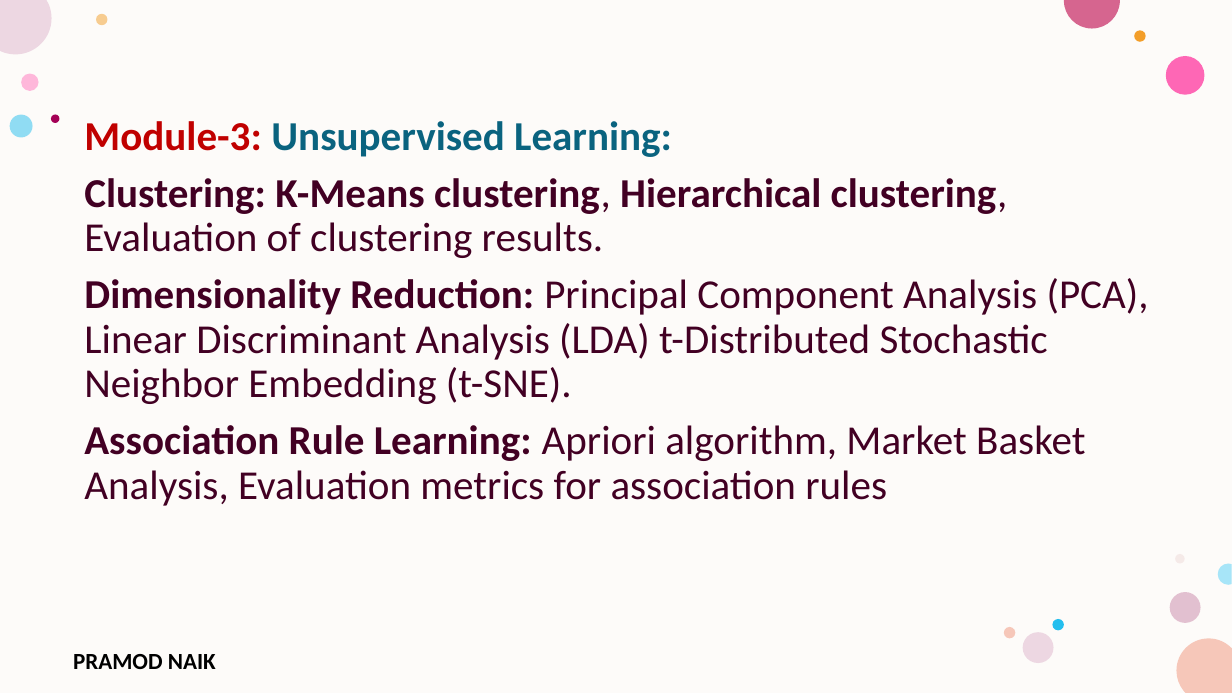
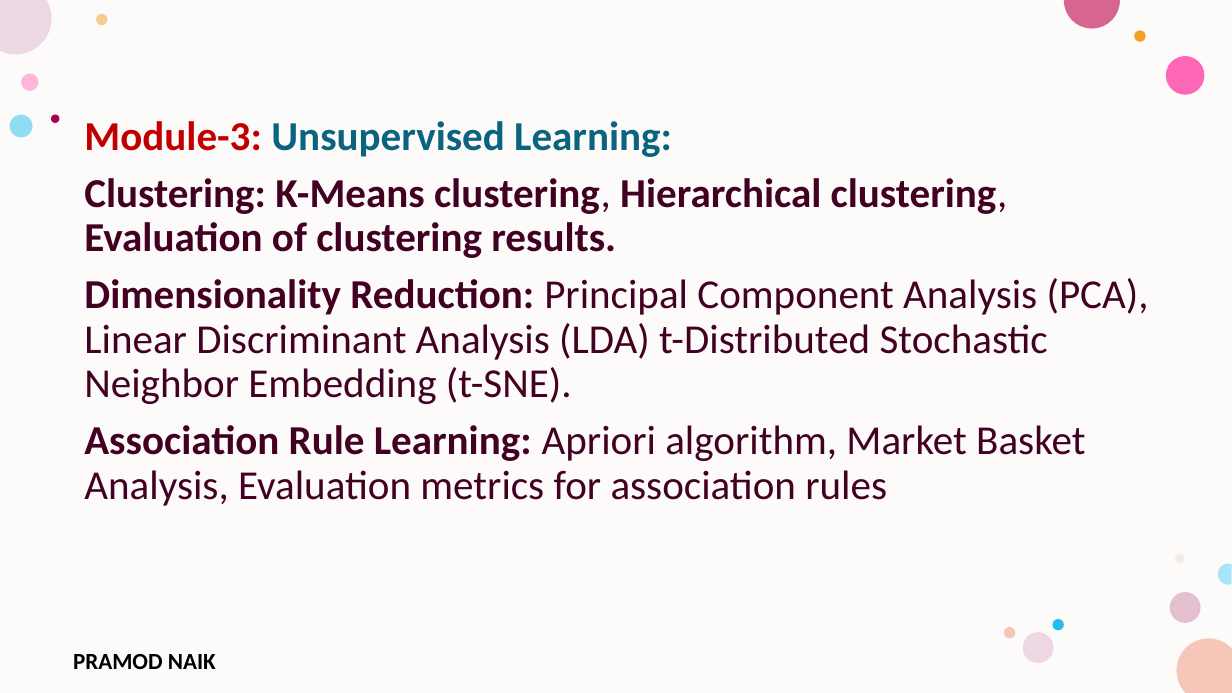
Before and after one commit to PRAMODNAIK-DEV/MCA-2nd-Sem-ML-Data-Analytics-Shridevi-College, a slide deck: slide 58 of Theory Class-Notes/Unit-3 Unsupervised Learning.pptx (slide 31 before the commit). Drawn at 1232x693 pixels with LibreOffice and Linux fonts; fonts in the diff are those of the drawing; background and template pictures are left out. Boxes give left, top, right and bottom in pixels: in the first picture for what was removed or moved away, otherwise in the second. Text is boxed around its words. In the diff, an @@ line names an element or a change of style, - is before the commit and + after.

Commit message:
Completed Clustering Theory and Lab.

```diff
--- a/Theory Class-Notes/Unit-3 Unsupervised Learning.pptx
+++ b/Theory Class-Notes/Unit-3 Unsupervised Learning.pptx
@@ text at (84, 178, 1008, 258): bold on in "Evaluation of clustering results." @@
```
Also in this commit, not shown: 32 slides added, 3 other files.
